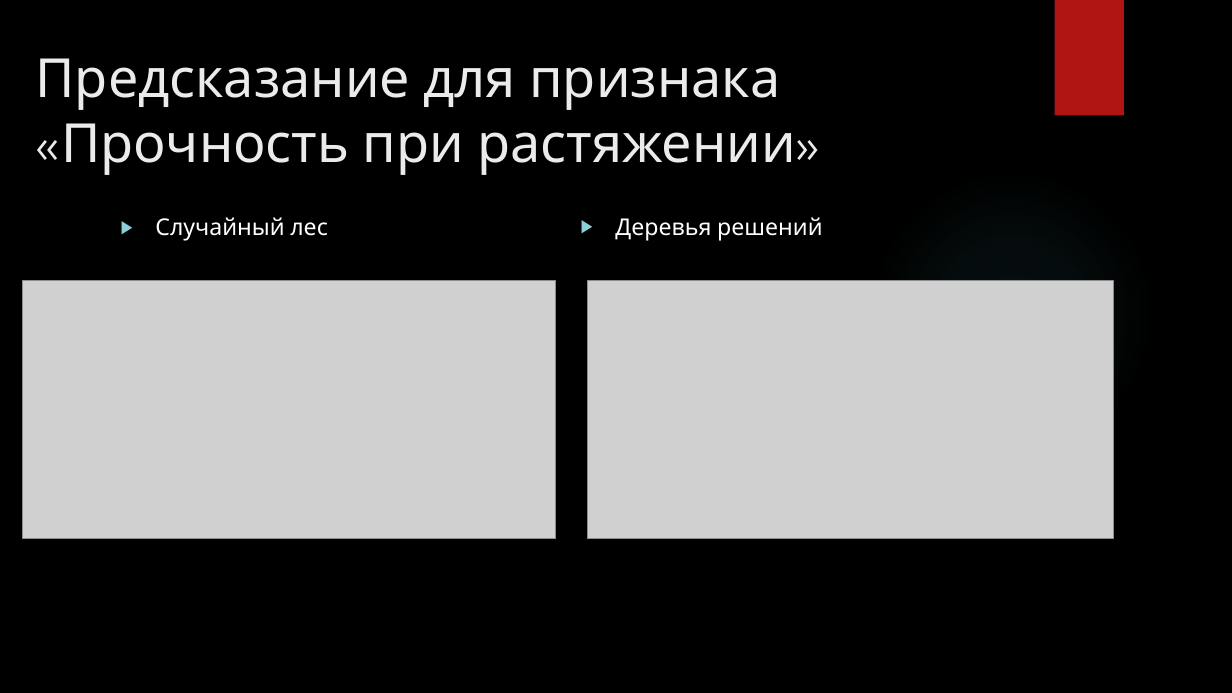
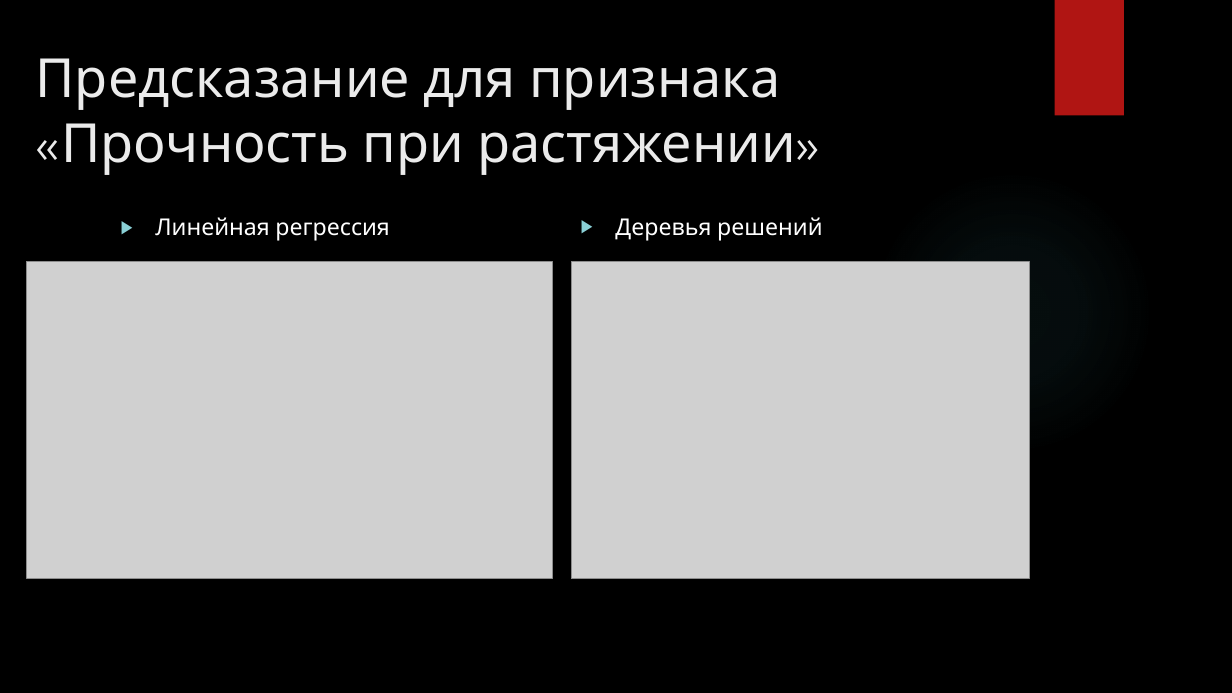
Before and after one commit to vsevolod008/bmstu_qualifying_work, a slide deck: slide 12 of Презентация_Терещук_ВО.pptx. Drawn at 1232x693 pixels with LibreOffice and Linux fonts; fonts in the diff are those of the drawing; grey boxes stand for pictures; background and template pictures are left out. Boxes give left, top, right and bottom in pixels: in the first picture for what was removed or moved away, otherwise in the second. Text is boxed around its words. In the diff, an @@ line names an element or a change of style, - is before the commit and + after.

```diff
--- a/Презентация_Терещук_ВО.pptx
+++ b/Презентация_Терещук_ВО.pptx
@@ text at [155,217,389,241]: text changed @@
-▶ Случайный лес
+▶ Линейная регрессия
@@ picture: place and size @@
-picture at [22,280,555,539]
+picture at [26,262,552,578]
@@ picture: place and size @@
-picture at [587,280,1113,539]
+picture at [571,262,1030,579]
```
Also in this commit, not shown: 3 other slides changed, 2 slides added, 16 other files.
